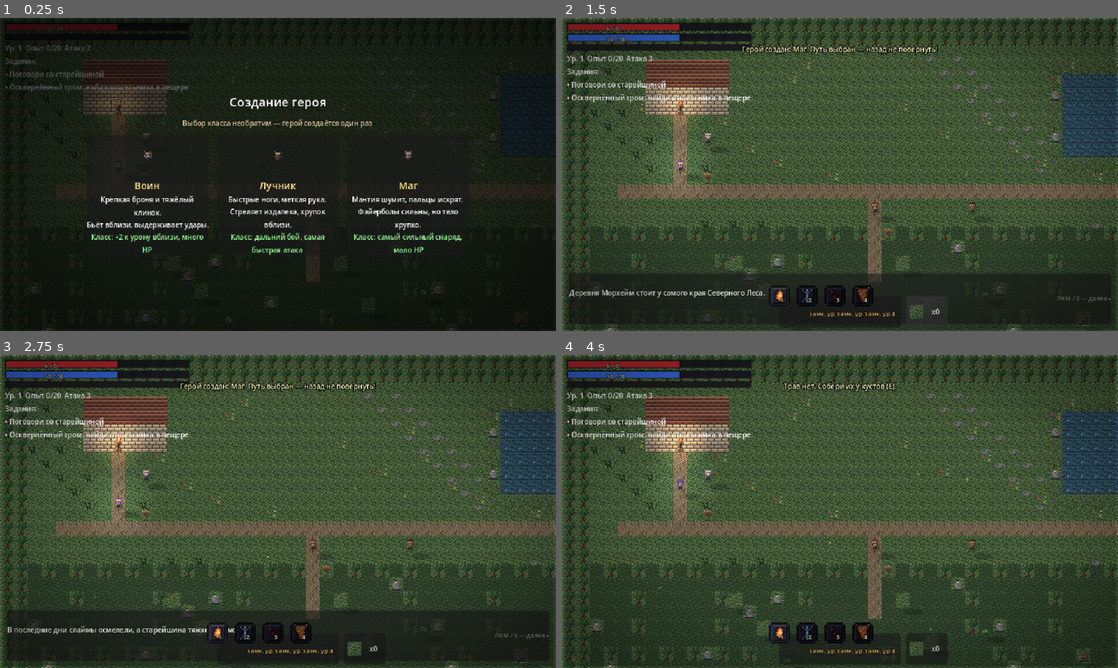
Above: before the commit, frames 1-4 (two rows, left to right).
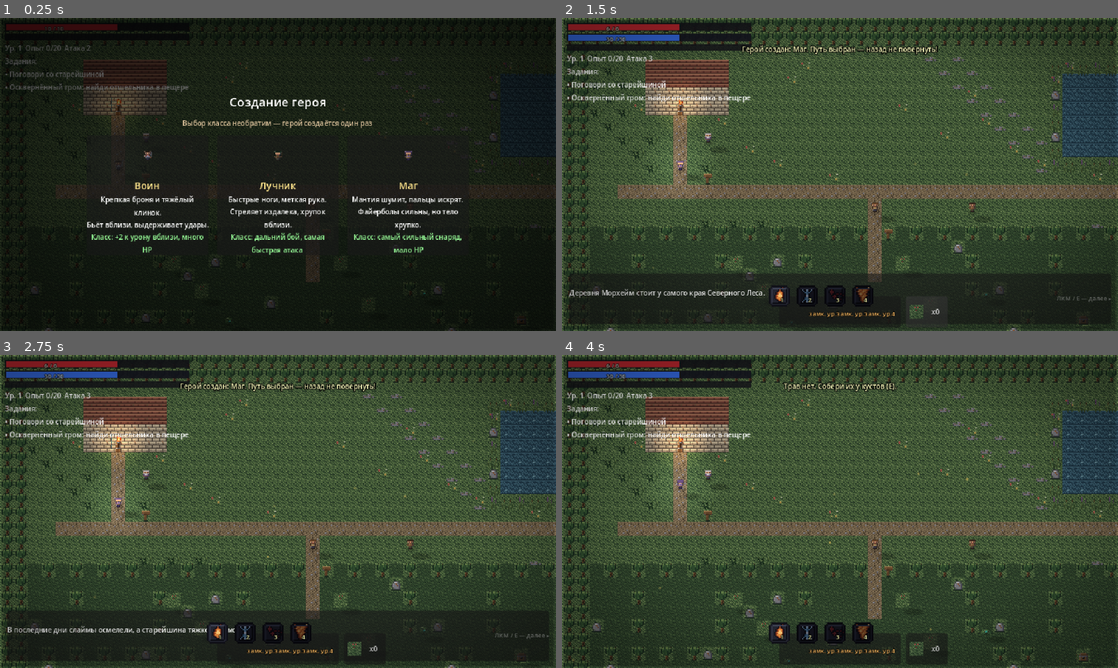
Above: after the commit, the same moments.

Repository: kgazha/shadows-of-the-northwood
Game: Godot game, scene res://scenes/main.tscn
The game is run twice, just before and just after one commit, with the same random seed, the same clock (stepped at 60 frames per second) and the same inputs.
Inputs (mouse positions are in pixels of both pictures, inside the frame that each line leads up to):
- Up to frame 1 (0.25 s): no input
- Up to frame 2 (1.5 s): tap Enter (ui_accept) at 0.5, 0.77 s; move the mouse to (962, 158) at 0.52 s; press the mouse at (962, 158) at 0.53 s; hold D (move_right) 0.53-1.25 s; release the mouse at (962, 158) at 1.25 s; click "x0" at 1.25 s
- Up to frame 3 (2.75 s): move the mouse to (166, 527) at 2.02 s; hold S (move_down) from 2.03 s (still down); tap E (interact) at 2.1 s; tap Enter (ui_accept) at 2.27 s
- Up to frame 4 (4 s): move the mouse to (895, 442) at 2.77 s; release S (move_down) at 2.78 s; hold D (move_right) 2.78-3.53 s; hold Q (potion) 2.78-3.53 s; move the mouse to (812, 574) at 3.52 s; hold W (move_up) from 3.53 s (still down); tap Space (roll) at 3.6 s; click (812, 574) at 3.67 s; tap Enter (ui_accept) at 3.77 s

The runs differ from the first frame. In frame 1, less than 0.1% of the frame differs, in the area x 14-90%, y 37-100%; in frame 2, 0.7%; in frame 3, 0.7%; in frame 4, 0.9%, in the area x 0-100%, y 0-100%.

Commit message:
fix: invisible obstacles - silhouette outlines on blocking tiles (tree/boulder/sign) + per-tile collision shapes (boulder 11x10, signpost post 6x5 instead of full cell); QA now guards signature-contrast of blockers

Diff:
--- a/pixel-rpg/scripts/world.gd
+++ b/pixel-rpg/scripts/world.gd
@@ -11,6 +11,13 @@
 	"D": 8, "#": 9, "r": 12, "s": 13, "T": 15,
 }
 const BLOCKING := [4, 5, 6, 7, 8, 9, 12, 13]
+## Коллизии «мелких» блокирующих тайлов: индекс -> [w, h, dx, dy] от центра клетки.
+## Полный тайл жмёт только крупняк; иначе вокруг столбика/камня образуются
+## «невидимые стены» — упираться в пустоту рядом с видимым предметом обидно.
+const BLOCK_SHAPES := {
+	12: [11, 10, 0, 1],   # валун: тело камня, не углы клетки
+	13: [6, 5, 0, 3],     # указатель: лишь столб у земли
+}
 const CAVE_OFFSET := Vector2(0, 4800.0)      # «этаж» пещеры в общих координатах
 const CAVE_ENTRANCE_TILE := Vector2i(40, 17) # вход в пещеру в лесу (тайл проходим: T)
 
@@ -131,12 +138,14 @@
 			var ch := row[x]
 			if not CHAR_TO_TILE.has(ch):
 				continue
-			if int(CHAR_TO_TILE[ch]) in BLOCKING:
+			var idx := int(CHAR_TO_TILE[ch])
+			if idx in BLOCKING:
+				var spec: Array = BLOCK_SHAPES.get(idx, [TILE, TILE, 0, 0])
 				var cs := CollisionShape2D.new()
 				var sh := RectangleShape2D.new()
-				sh.size = Vector2(TILE, TILE)
+				sh.size = Vector2(float(spec[0]), float(spec[1]))
 				cs.shape = sh
-				cs.position = Vector2(x * TILE + 8, y * TILE + 8)
+				cs.position = Vector2(x * TILE + 8 + float(spec[2]), y * TILE + 8 + float(spec[3]))
 				body.add_child(cs)
 
 func _spawn_player() -> void:
Binary file changed: pixel-rpg/assets/tiles.png
Not shown, changed: DEV-NOTES.md
